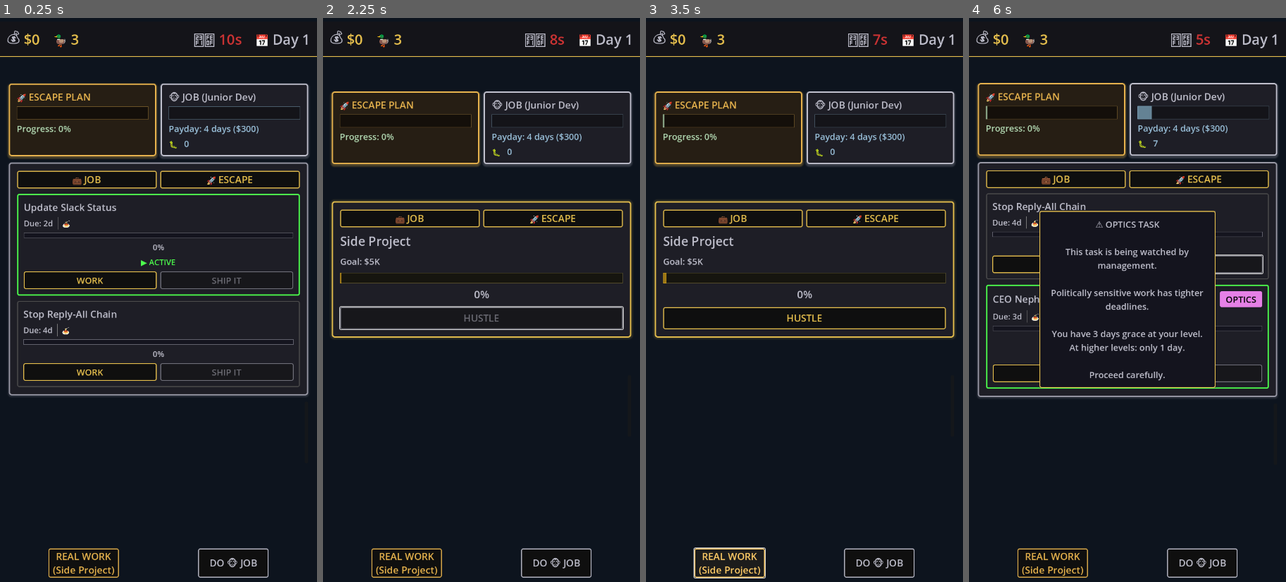
Above: before the commit, frames 1-4 (left to right).
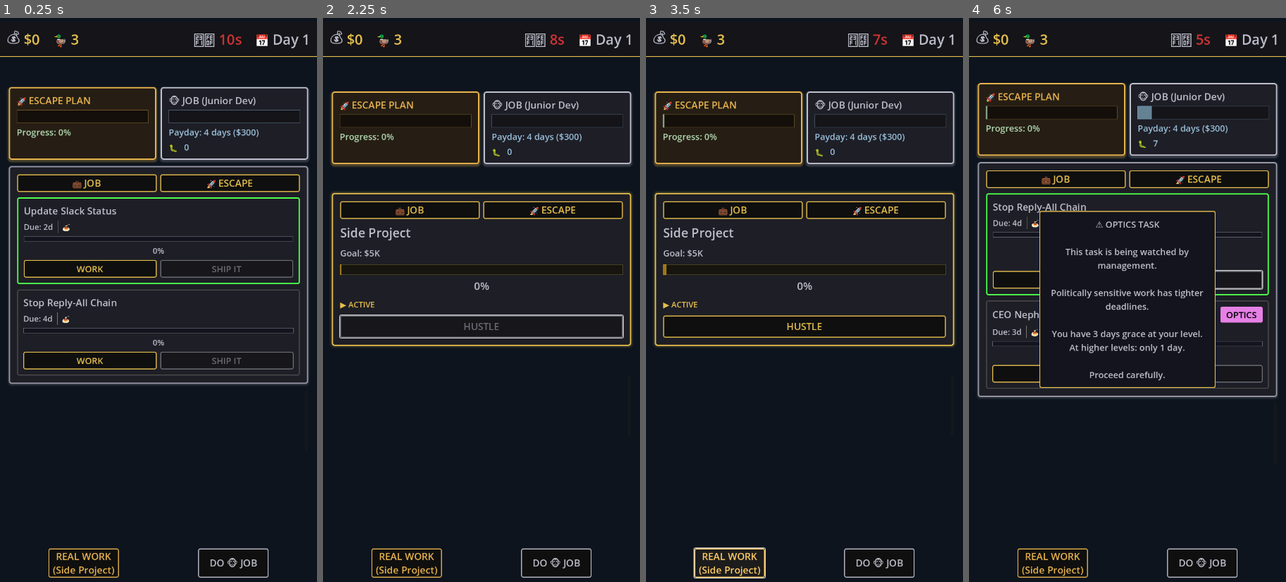
Above: after the commit, the same moments.

Repository: lmchoi/alt-f-this
Game: Godot game, scene res://scenes/game_ui.tscn
Two runs of this game, one before a commit and one after it. Both use one fixed random seed, a clock stepped at 60 frames per second and the inputs below.
Inputs:
- Up to frame 1 (0.25 s): no input
- Up to frame 2 (2.25 s): click "💼 JOB" at 0.5 s; click "🚀 ESCAPE" at 1.25 s; click "HUSTLE" at 2 s
- Up to frame 3 (3.5 s): click "REAL WORK (Side Project)" at 2.75 s
- Up to frame 4 (6 s): click "DO 🐵 JOB" at 3.5 s; click "💼 JOB" at 4.25 s; click "WORK" at 5 s; click "SHIP IT" at 5.75 s

The runs differ from the first frame. In frame 1, 11% of the frame differs, in the area x 2-98%, y 11-68%; in frame 2, 4.5%; in frame 3, 4.1%; in frame 4, 3.0%.

Commit message:
Fix active task indicators and prevent auto-progress after shipping
- Active indicator now only shows when task is actually progressing
- Added active indicator to escape/side project when hustling
- Fixed bug where shipping would auto-continue work on new task
- Player must now explicitly choose to work on new task after shipping
- Track last_active_job_task to maintain selection across operations

🤖 Generated with [Claude Code](https://claude.com/claude-code)

Co-Authored-By: Claude <noreply@anthropic.com>

Diff:
--- a/autoloads/game_manager.gd
+++ b/autoloads/game_manager.gd
@@ -527,5 +527,8 @@
 	remove_task(current_task)
 	pick_up_new_task()
 
+	# Stop working - player needs to choose what to do with new task
+	current_action = PlayerAction.NONE
+
 	# Don't advance the day - the timer handles that
 	return ActionOutcome.DO_NOTHING
--- a/scenes/task_card.gd
+++ b/scenes/task_card.gd
@@ -53,10 +53,11 @@
 			task.progress_changed.connect(_on_task_progress_changed)
 		update_display()
 
-func set_active(active: bool) -> void:
-	"""Set whether this task is the active one."""
+func set_active(active: bool, is_progressing: bool = false) -> void:
+	"""Set whether this task is the active one and if it's currently progressing.
+	Active label only shows when task is actually being worked on."""
 	is_active = active
-	active_label.visible = is_active
+	active_label.visible = is_active and is_progressing
 	# Make active task visually distinct
 	_update_card_style_for_active()
 
--- a/scenes/task_panel_v2.gd
+++ b/scenes/task_panel_v2.gd
@@ -13,6 +13,9 @@
 
 # Current task type being displayed
 var current_task_type := TaskType.JOB
+
+# Track the last active task (for multi-task switching)
+var last_active_job_task: Task = null
 
 # Theme styles
 var job_theme_style: StyleBox
@@ -34,6 +37,7 @@
 @onready var due_label := $MarginContainer/VBoxContainer/EscapeContent/MetadataRow/DueLabel as Label
 @onready var progress_bar := $MarginContainer/VBoxContainer/EscapeContent/ProgressSection/ProgressBar as ProgressBar
 @onready var progress_percent := $MarginContainer/VBoxContainer/EscapeContent/ProgressSection/ProgressPercent as Label
+@onready var escape_active_label := $MarginContainer/VBoxContainer/EscapeContent/EscapeActiveLabel as Label
 
 func _ready() -> void:
 	print("TaskPanelV2: Ready")
@@ -61,10 +65,13 @@
 	escape_tab.pressed.connect(_on_escape_tab_pressed)
 	hustle_button.pressed.connect(_on_hustle_pressed)
 
-	# Connect to GameManager signals
+# Connect to GameManager signals
 	GameManager.current_task_updated.connect(_on_task_updated)
 	GameManager.side_project_updated.connect(_on_side_project_updated)
 	GameManager.tasks_changed.connect(_on_tasks_changed)
+
+	# Connect to action changes to update active indicators
+	GameManager.connect("money_changed", _on_game_state_changed)  # Proxy for any state change
 
 	# Initial update
 	_update_display()
@@ -77,6 +84,11 @@
 	# Connect to the new task's progress_changed signal
 	if task and not task.progress_changed.is_connected(_on_progress_changed):
 		task.progress_changed.connect(_on_progress_changed)
+
+	# When a new task is assigned (e.g., after shipping), clear last_active if it's not in the list
+	if last_active_job_task and not GameManager.tasks.has(last_active_job_task):
+		last_active_job_task = null
+
 	_update_display()
 
 func _on_progress_changed(new_progress: float) -> void:
@@ -87,6 +99,13 @@
 	# Update display when side project progress changes (only if showing ESCAPE tab)
 	if current_task_type == TaskType.ESCAPE:
 		_update_display()
+
+func _on_game_state_changed(_value) -> void:
+	"""Called on any game state change to refresh active indicators."""
+	if current_task_type == TaskType.JOB:
+		_update_task_list()
+	elif current_task_type == TaskType.ESCAPE:
+		_show_escape_task()
 
 func _update_display() -> void:
 	if current_task_type == TaskType.JOB:
@@ -107,6 +126,19 @@
 	"""Update task cards to match GameManager.tasks using update-in-place pattern."""
 	var tasks = GameManager.tasks
 
+	# Auto-select logic when switching to job tab
+	if last_active_job_task == null or not tasks.has(last_active_job_task):
+		# No last active task or it's gone - pick the first task or current_task
+		if tasks.size() == 1:
+			last_active_job_task = tasks[0]
+		elif GameManager.current_task and tasks.has(GameManager.current_task):
+			last_active_job_task = GameManager.current_task
+		elif tasks.size() > 0:
+			last_active_job_task = tasks[0]
+
+	# Check if we're currently progressing on job tasks
+	var is_working_on_jobs = GameManager.current_action == GameManager.PlayerAction.WORKING
+
 	# Update existing cards or create new ones
 	for i in tasks.size():
 		var card = null
@@ -125,8 +157,9 @@
 			card.ship_it_pressed.connect(_on_task_ship_it_pressed)
 
 		# Update card with task data
+		var is_active = tasks[i] == last_active_job_task
 		card.set_task(tasks[i])
-		card.set_active(tasks[i] == GameManager.current_task)
+		card.set_active(is_active, is_working_on_jobs and is_active)
 		card.visible = true
 
 	# Hide excess cards
@@ -137,11 +170,17 @@
 	"""Handle WORK button pressed on a task card."""
 	print("TaskPanelV2: Work pressed on task: ", task.title)
 
-	# Switch to this task if it's not already active
+	# Set this as the last active job task
+	last_active_job_task = task
+
+	# Switch to this task in GameManager
 	if task != GameManager.current_task:
 		GameManager.switch_task(task)
 		print("TaskPanelV2: Switched to task: ", task.title)
 
+	# Update active indicators immediately
+	_update_task_list()
+
 	# Emit work signal with task parameter
 	work_pressed.emit(task)
 
@@ -149,7 +188,10 @@
 	"""Handle SHIP IT button pressed on a task card."""
 	print("TaskPanelV2: Ship It pressed on task: ", task.title)
 
-	# Switch to this task if it's not already active
+	# Set this as the last active job task (even though we're shipping it)
+	last_active_job_task = task
+
+	# Switch to this task in GameManager
 	if task != GameManager.current_task:
 		GameManager.switch_task(task)
 		print("TaskPanelV2: Switched to task: ", task.title)
@@ -169,6 +211,10 @@
 	# Progress
 	progress_bar.value = escape.progress
 	progress_percent.text = "%d%%" % int(escape.progress)
+
+	# Show active indicator only when actually hustling
+	var is_hustling = GameManager.current_action == GameManager.PlayerAction.HUSTLING
+	escape_active_label.visible = is_hustling
 
 	# Color based on escape progress
 	var color: Color
--- a/scenes/task_panel_v2.tscn
+++ b/scenes/task_panel_v2.tscn
@@ -111,6 +111,13 @@
 text = "0%"
 horizontal_alignment = 1
 
+[node name="EscapeActiveLabel" type="Label" parent="MarginContainer/VBoxContainer/EscapeContent"]
+visible = false
+layout_mode = 2
+theme_override_font_sizes/font_size = 18
+theme_override_colors/font_color = Color(0.9, 0.75, 0.3, 1)
+text = "▶ ACTIVE"
+
 [node name="ActionButtons" type="HBoxContainer" parent="MarginContainer/VBoxContainer/EscapeContent"]
 layout_mode = 2
 theme_override_constants/separation = 8
